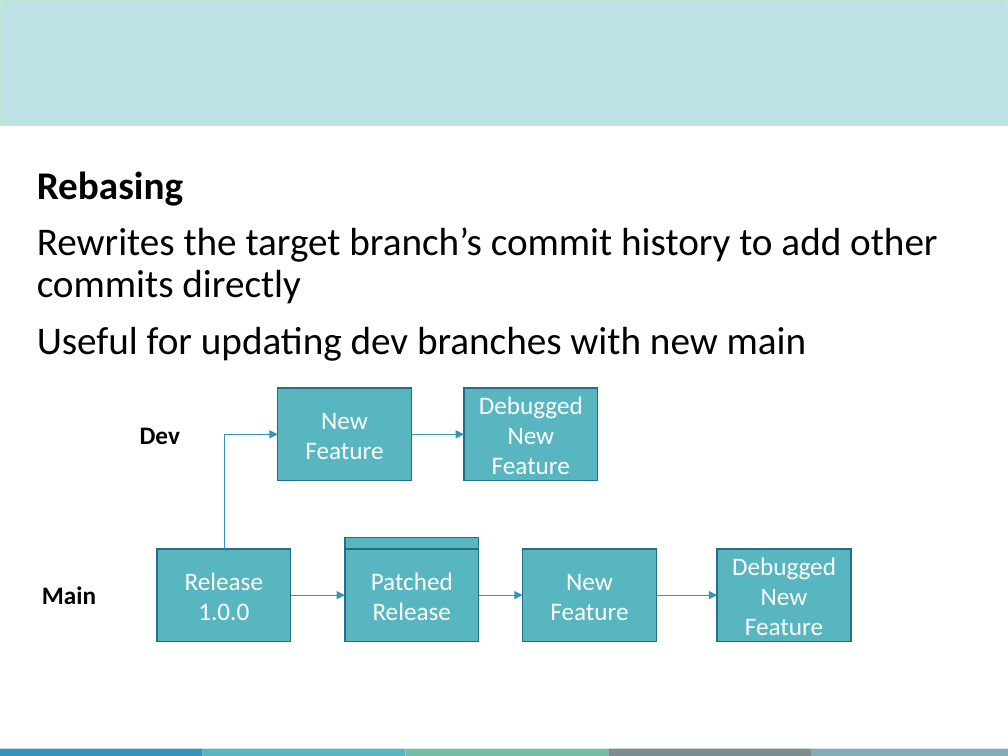
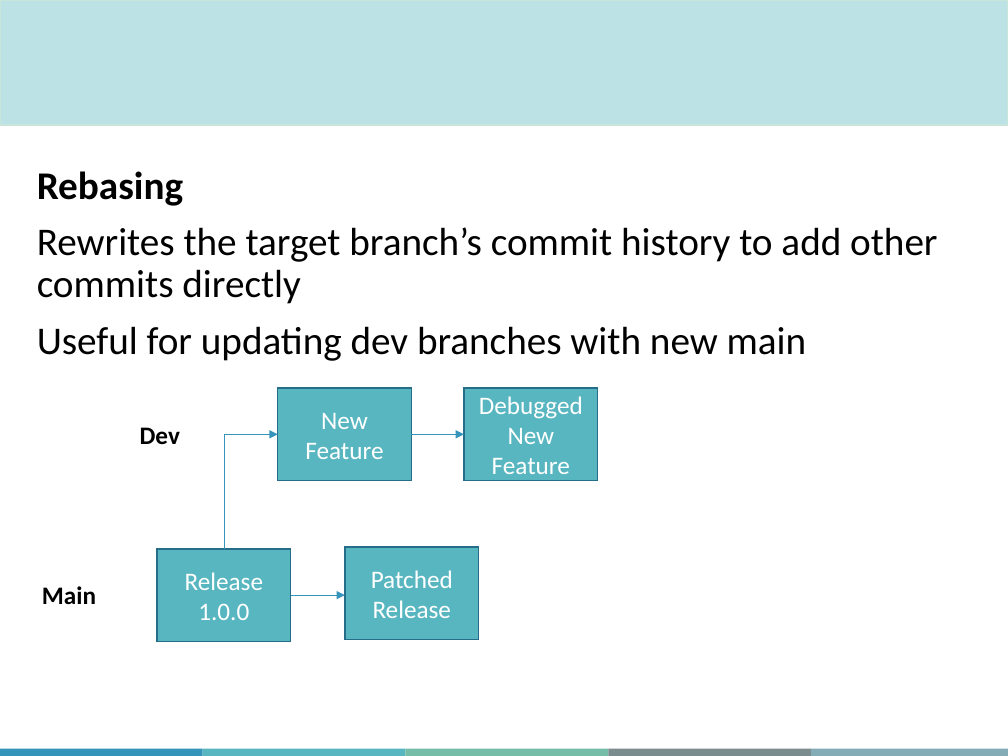
Before and after one commit to JudahZammit/IntroToGitHub, a slide deck: slide 36 of Slides/MiCM_GitHub_Workshop_sept_2026.pptx. Drawn at 1008x756 pixels with LibreOffice and Linux fonts; fonts in the diff are those of the drawing; background and template pictures are left out. Boxes give left, top, right and bottom in pixels: in the first picture for what was removed or moved away, otherwise in the second. Text is boxed around its words. In the diff, an @@ line names an element or a change of style, - is before the commit and + after.

```diff
--- a/Slides/MiCM_GitHub_Workshop_sept_2026.pptx
+++ b/Slides/MiCM_GitHub_Workshop_sept_2026.pptx
@@ rectangle "Patched Release": place and size @@
-rectangle "Patched Release" at bbox=[345, 537, 479, 630]
+rectangle "Patched Release" at bbox=[345, 547, 479, 640]
@@ rectangle removed at bbox=[345, 549, 479, 642] @@
-Patched
-Release
@@ rectangle removed at bbox=[523, 549, 657, 642] @@
-New
-Feature
@@ rectangle removed at bbox=[717, 549, 851, 642] @@
-Debugged New Feature
@@ arrow removed from (479, 595) to (523, 595) @@
@@ arrow removed from (656, 595) to (717, 595) @@
```
Also in this commit, not shown: 6 other slides changed, 1 slide added, 1 other file.
